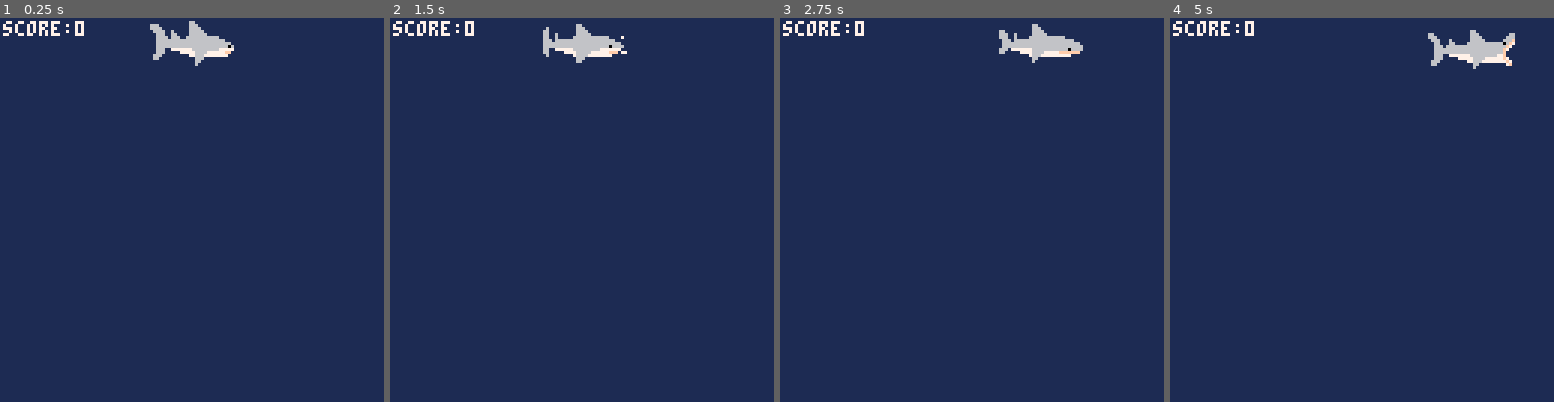
Above: before the commit, frames 1-4 (left to right).
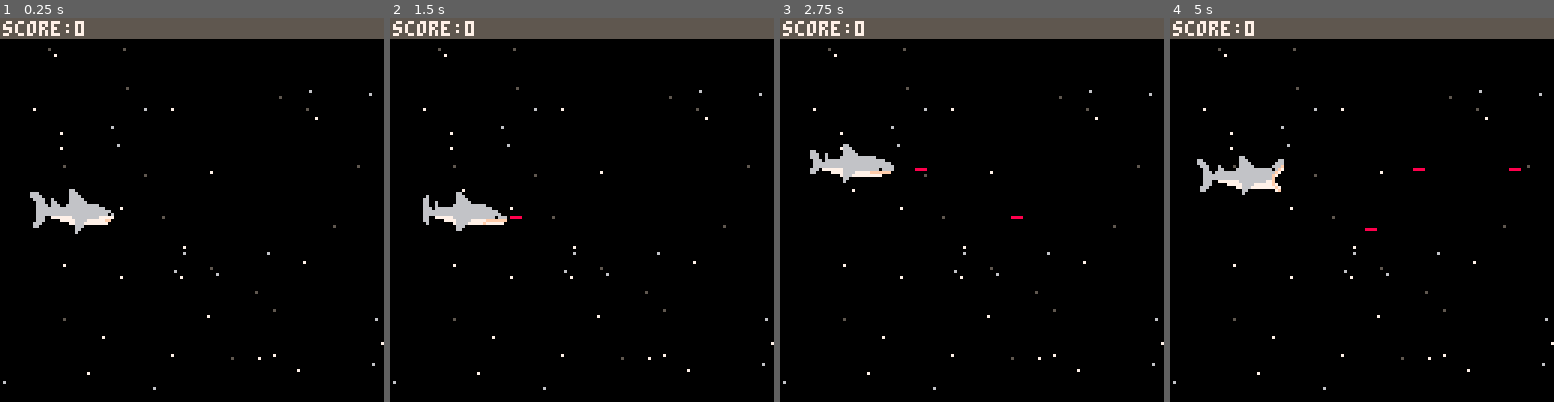
Above: after the commit, the same moments.

Repository: a2/shark-wars
Game: PICO-8 cartridge shark.p8
Same seed, same stepped clock (60 frames per second), same inputs: the game is played once before the commit and once after it.
Inputs:
- Up to frame 1 (0.25 s): no input
- Up to frame 2 (1.5 s): tap O (Z key) at 0.7 s
- Up to frame 3 (2.75 s): hold Right 1.6-2.1 s; tap O (Z key) at 1.7, 2.1, 2.5 s; hold Up 2.15-2.42 s; hold Right from 2.47 s (still down)
- Up to frame 4 (5 s): tap O (Z key) every 0.4 s from 2.9 to 4.9 s; release Right at 3.03 s; hold Left 3.08-3.58 s; hold Down 3.63-3.97 s; hold Right 4.02-4.68 s; hold Up from 4.73 s (still down)

The runs differ from the first frame. In frame 1, 100% of the frame differs, in the area x 0-100%, y 0-100%; in frame 2, 100%; in frame 3, 100%; in frame 4, 100%.

Commit message:
Begin laser shark

Diff:
--- a/shark.p8
+++ b/shark.p8
@@ -10,14 +10,17 @@
 function _init()
   --start score counter at zero
   score=0
+
   --create the game objects
   game_objects={}
+
   --create initial objects
-  shark=make_shark(48,0)
+  shark=make_shark(8,56)
   --make_treasure(60,120)
-  make_fish_generator()
+  --make_fish_generator()
+
   --start the music
-  music(0)
+  --music(0)
 end
 
 function _update()
@@ -32,36 +35,27 @@
 end
 
 function _draw()
-  patterns={
-    0b1111111111111111,
-    0b0111111111111111,
-    0b0111111111011111,
-    0b0101111111011111,
-    0b0101111101011111,
-    0b0101101101011111,
-    0b0101101101011110,
-    0b0101101001011110,
-    0b0101101001011010,
-    0b0001101001011010,
-    0b0001101001001010,
-    0b0000101001001010,
-    0b0000101000001010,
-    0b0000001000001010,
-    0b0000001000001000,
-    0b0000000000000000,
-  }
-
   --clear the screen
-  fillp(patterns[flr(shark.y*16/114)+1])
-  rectfill(0,0,128,128,0x10)
-  fillp()
+  cls(0)
+
+  --draw stars (seeds rng)
+  draw_stars()
 
   local obj
   for obj in all(game_objects) do
     if (obj.visible) obj:draw()
   end
 
+  rectfill(0,0,128,6,5)
   print("score:"..score,1,1,7)
+end
+
+function draw_stars()
+  srand(1)
+  for i=1,50 do
+    pset(rndb(0,127),rndb(8,127),rndb(5,7))
+  end
+  srand(time())
 end
 -->8
 --makers
@@ -119,25 +113,15 @@
   return make_game_object("shark",x,y,{
     width=32,
     height=16,
-    flipped=false,
     chomp=0,--chomp state
     tick=0,--tick/tock
     frame=0,--sprite frame
     mouth=function(self)
-      return self.x+ternary(self.flipped,3,self.width-3),self.y+11
+      return self.x+self.width-3,self.y+11
     end,
     update=function(self)
-      --move
-      if btn(0) and self.x>0 then
-        self.x-=1
-        self.flipped=true
-      end
-      if btn(1) and self.x+self.width<128 then
-        self.x+=1
-        self.flipped=false
-      end
-      if (btn(2) and self.y>0) self.y-=1
-      if (btn(3) and self.y+self.height<128) self.y+=1
+      if (btn(2) and self.y>8) self.y-=2
+      if (btn(3) and self.y+self.height<128) self.y+=2
 
       --update
       self.tick+=1
@@ -149,20 +133,23 @@
       --chomp
       if (self.chomp==0 and btn(4)) self.chomp=1
       if (self.chomp==1 and self.frame==0) self.chomp=2
-      if self.chomp==2 and self.frame==7 then
-        --bubbles
+      if self.chomp==2 then
+        --laser
         local mx,my=self:mouth()
-        make_bubbles(3,mx,my)
-        self.chomp=0
-        sfx(0)
-
-        mouth={x=mx-2,y=my-2,width=4,height=4}
-        for_each_game_object("fish",function(fish)
-          if bounding_boxes_overlapping(mouth,fish) then
-            fish.finished=true
-            score+=1
-          end
-        end)
+        if self.frame==4 and self.tick==1 then
+          make_laser(mx-3,my-1)
+          sfx(1)
+        elseif self.frame==6 then
+          mouth={x=mx-2,y=my-2,width=4,height=4}
+          for_each_game_object("fish",function(fish)
+            if bounding_boxes_overlapping(mouth,fish) then
+              fish.finished=true
+              score+=1
+            end
+          end)
+        elseif self.frame==7 and self.tick==1 then
+          self.chomp=0
+        end
       end
     end,
     draw=function(self)
@@ -170,14 +157,10 @@
       local sx=self.frame*16
       local sy=ternary(self.chomp==2,16,0)
 
-      --draw x1 for head, draw x2 for butt
-      local dx1=ternary(self.flipped,self.x+16,self.x)
-      local dx2=ternary(self.flipped,self.x,self.x+16)
-
       palt(0,false)
       palt(1,true)
-      sspr(sx,32,16,16,dx1,self.y,16,16,self.flipped,false)
-      sspr(sx,sy,16,16,dx2,self.y,16,16,self.flipped,false)
+      sspr(sx,32,16,16,self.x,self.y)
+      sspr(sx,sy,16,16,self.x+16,self.y)
       palt()
     end,
   })
@@ -189,6 +172,20 @@
     height=8,
     draw=function(self)
       spr(100,self.x,self.y)
+    end
+  })
+end
+
+function make_laser(x,y)
+  return make_game_object("laser",x,y,{
+    width=4,
+    height=1,
+    update=function(self)
+      self.x+=1
+      if (self.x>128) self.finished=true
+    end,
+    draw=function(self)
+      line(self.x,self.y,self.x+self.width-1,self.y+self.height-1,8)
     end
   })
 end
Not shown, changed: the music (__music__) section of shark.p8
Not shown, changed: the sound effects (__sfx__) section of shark.p8
